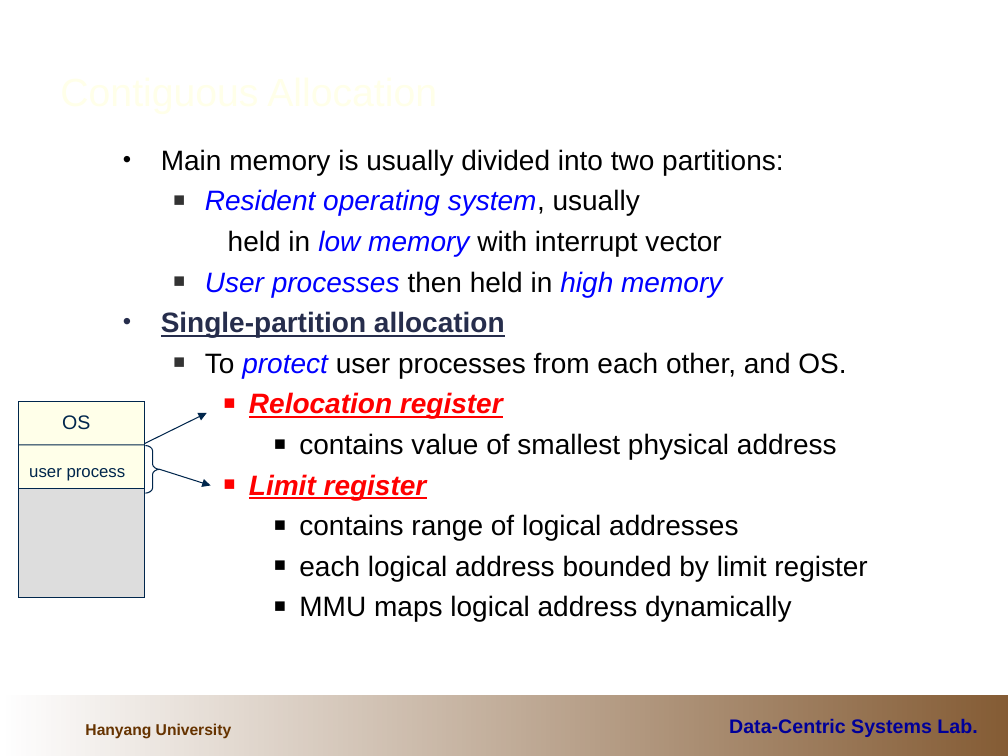
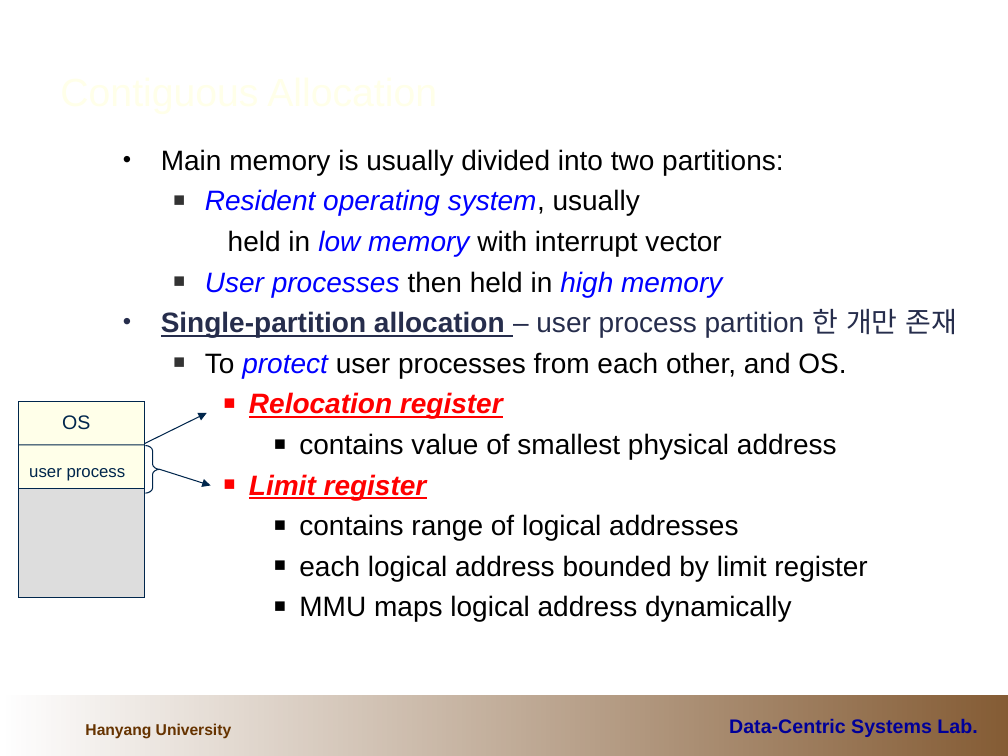
Before and after one commit to cocojk/major, a slide deck: slide 12 of os/이론/7.MemoryManagement.ppt. Drawn at 1008x756 pixels with LibreOffice and Linux fonts; fonts in the diff are those of the drawing; background and template pictures are left out. Boxes give left, top, right and bottom in pixels: in the first picture for what was removed or moved away, otherwise in the second. Text is boxed around its words. In the diff, an @@ line names an element or a change of style, - is before the commit and + after.

```diff
--- a/os/이론/7.MemoryManagement.ppt
+++ b/os/이론/7.MemoryManagement.ppt
@@ text at [161, 309, 958, 337]: text changed @@
-• Single-partition allocation
+• Single-partition allocation – user process partition 한 개만 존재
```
Also in this commit, not shown: 5 other slides changed.
